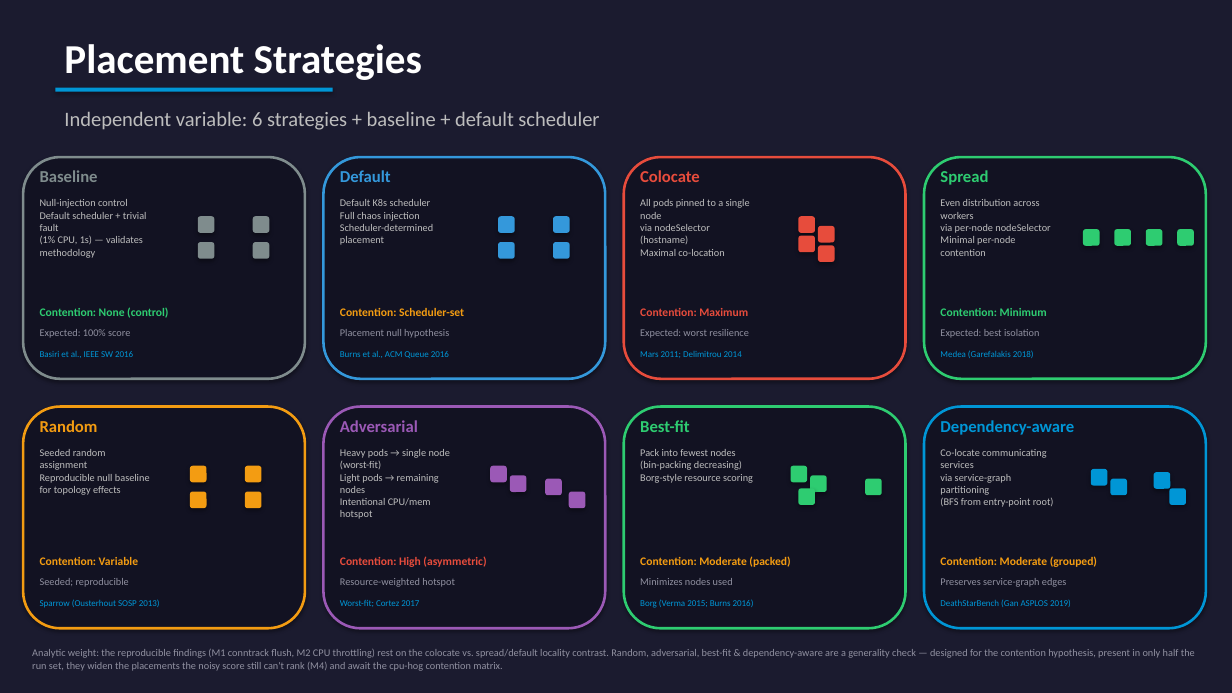
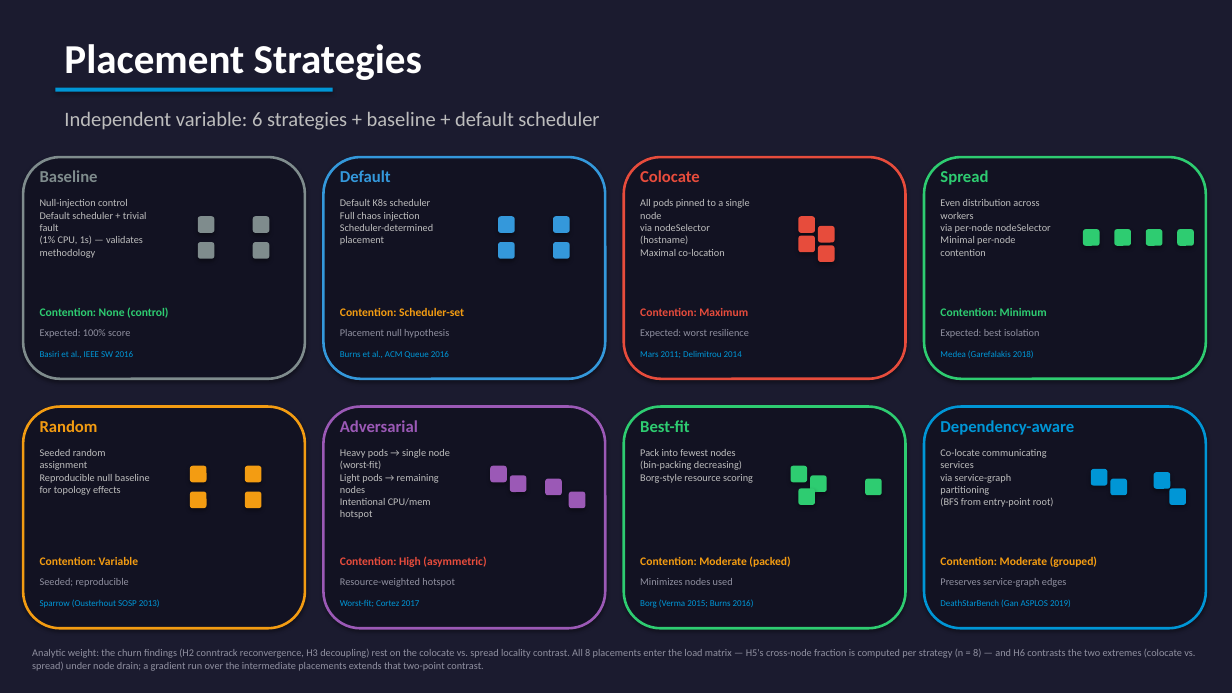
Before and after one commit to yhu02/uva-msc-thesis, a slide deck: slide 5 of ChaosProbe_Presentation.pptx. Drawn at 1232x693 pixels with LibreOffice and Linux fonts; fonts in the diff are those of the drawing. Boxes give left, top, right and bottom in pixels: in the first picture for what was removed or moved away, otherwise in the second. Text is boxed around its words. In the diff, an @@ line names an element or a change of style, - is before the commit and + after.

```diff
--- a/ChaosProbe_Presentation.pptx
+++ b/ChaosProbe_Presentation.pptx
@@ text at (32, 649, 1195, 671): text changed @@
-Analytic weight: the reproducible findings (M1 conntrack flush, M2 CPU throttling) rest on the colocate vs. spread/default locality contrast. Random, adversarial, best-fit & dependency-aware are a generality check — designed for the contention hypothesis, present in only half the run set, they widen the placements the noisy score still can't rank (M4) and await the cpu-hog contention matrix.
+Analytic weight: the churn findings (H2 conntrack reconvergence, H3 decoupling) rest on the colocate vs. spread locality contrast. All 8 placements enter the load matrix — H5's cross-node fraction is computed per strategy (n = 8) — and H6 contrasts the two extremes (colocate vs. spread) under node drain; a gradient run over the intermediate placements extends that two-point contrast.
```
Also in this commit, not shown: 6 other slides changed, 7 slides added, 5 slides removed.
